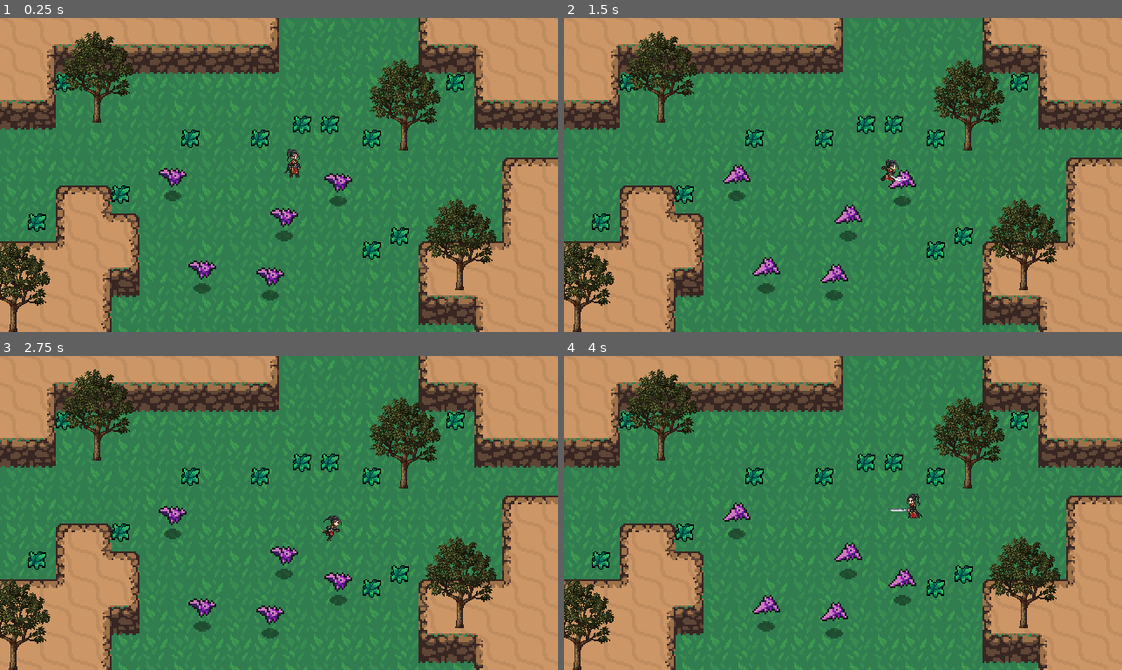
Above: before the commit, frames 1-4 (two rows, left to right).
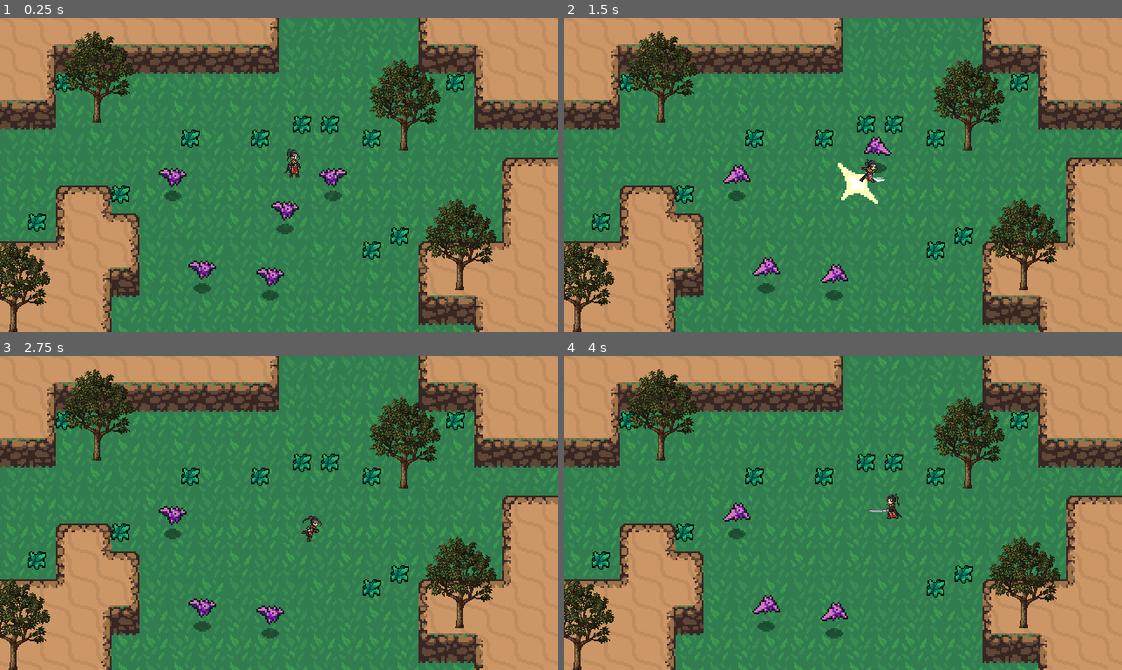
Above: after the commit, the same moments.

Repository: baifengxiao/action-rpg
Game: Godot game, scene res://World.tscn
The game is run twice, just before and just after one commit, with the same random seed, the same clock (stepped at 60 frames per second) and the same inputs.
Inputs:
- Up to frame 1 (0.25 s): no input
- Up to frame 2 (1.5 s): hold Right (ui_right) 0.53-1.28 s; tap J (attack) at 0.6, 1.35 s; hold Down (ui_down) from 1.28 s (still down)
- Up to frame 3 (2.75 s): release Down (ui_down) at 2.03 s; hold Right (ui_right) from 2.03 s (still down); tap J (attack) at 2.1 s
- Up to frame 4 (4 s): release Right (ui_right) at 2.78 s; hold Up (ui_up) 2.78-3.53 s; tap J (attack) at 2.85, 3.6 s; hold Left (ui_left) from 3.53 s (still down)

The runs differ from the first frame. In frame 1, 0.7% of the frame differs, in the area x 48-64%, y 47-72%; in frame 2, 1.3%, in the area x 48-64%, y 37-72%; in frame 3, 0.8%; in frame 4, 0.8%.

Commit message:
feat: part14.击中特效，小怪追赶玩家

Diff:
--- /dev/null
+++ b/Effects/Hitbox&Hurtbox/hurtbox.gd
@@ -0,0 +1,15 @@
+extends Area2D
+
+@export var show_hit:bool = true
+
+const HIT_EFFECT = preload("res://Effects/hit_effect.tscn")
+
+func _on_area_entered(area: Area2D) -> void:
+	if show_hit:
+		var effect = HIT_EFFECT.instantiate()
+
+		#不使用get_parent().add_child()实例化，因为parent会被free（）
+		var main = get_tree().current_scene
+
+		main.add_child(effect)
+		effect.global_position = global_position
--- a/Effects/Hitbox&Hurtbox/hurtbox.tscn
+++ b/Effects/Hitbox&Hurtbox/hurtbox.tscn
@@ -1,7 +1,12 @@
-[gd_scene format=3 uid="uid://bi60yctrnktic"]
+[gd_scene load_steps=2 format=3 uid="uid://bi60yctrnktic"]
+
+[ext_resource type="Script" path="res://Effects/Hitbox&Hurtbox/hurtbox.gd" id="1_mj8rk"]
 
 [node name="Hurtbox" type="Area2D"]
 collision_layer = 0
 collision_mask = 0
+script = ExtResource("1_mj8rk")
 
 [node name="CollisionShape2D" type="CollisionShape2D" parent="."]
+
+[connection signal="area_entered" from="." to="." method="_on_area_entered"]
--- /dev/null
+++ b/Effects/hit_effect.tscn
@@ -0,0 +1,34 @@
+[gd_scene load_steps=6 format=3 uid="uid://coau4v3bjcqfp"]
+
+[ext_resource type="Texture2D" uid="uid://bqtw36rhv7bes" path="res://Effects/HitEffect.png" id="1_p03hb"]
+[ext_resource type="Script" path="res://Effects/effect.gd" id="2_xc60i"]
+
+[sub_resource type="AtlasTexture" id="AtlasTexture_w7f61"]
+atlas = ExtResource("1_p03hb")
+region = Rect2(0, 0, 24, 24)
+
+[sub_resource type="AtlasTexture" id="AtlasTexture_6033k"]
+atlas = ExtResource("1_p03hb")
+region = Rect2(24, 0, 24, 24)
+
+[sub_resource type="SpriteFrames" id="SpriteFrames_rxaxb"]
+animations = [{
+"frames": [{
+"duration": 1.0,
+"texture": SubResource("AtlasTexture_w7f61")
+}, {
+"duration": 1.0,
+"texture": SubResource("AtlasTexture_6033k")
+}],
+"loop": false,
+"name": &"Animate",
+"speed": 10.0
+}]
+
+[node name="HitEffect" type="AnimatedSprite2D"]
+sprite_frames = SubResource("SpriteFrames_rxaxb")
+animation = &"Animate"
+frame = 1
+frame_progress = 1.0
+offset = Vector2(0, -8)
+script = ExtResource("2_xc60i")
--- a/Player/player.tscn
+++ b/Player/player.tscn
@@ -557,7 +557,7 @@
 tree_root = SubResource("AnimationNodeStateMachine_c1qe6")
 anim_player = NodePath("../AnimationPlayer")
 parameters/current_length = 6.0
-parameters/current_position = 4.47259
+parameters/current_position = 2.00471
 parameters/current_delta = 0.0166667
 parameters/Attack/current_length = 0.4
 parameters/Attack/current_position = 0.4
@@ -579,14 +579,14 @@
 parameters/End/current_position = 0.0
 parameters/End/current_delta = 0.0
 parameters/Idle/current_length = 6.0
-parameters/Idle/current_position = 4.47259
+parameters/Idle/current_position = 2.00471
 parameters/Idle/current_delta = 0.0166667
 parameters/Idle/blend_position = Vector2(1, 0)
 parameters/Idle/0/current_length = null
 parameters/Idle/0/current_position = null
 parameters/Idle/0/current_delta = null
 parameters/Idle/1/current_length = 6.0
-parameters/Idle/1/current_position = 4.47259
+parameters/Idle/1/current_position = 2.00471
 parameters/Idle/1/current_delta = 0.0166667
 parameters/Idle/2/current_length = 6.0
 parameters/Idle/2/current_position = 0.0972623
--- a/World/grass.tscn
+++ b/World/grass.tscn
@@ -18,6 +18,7 @@
 
 [node name="Hurtbox" parent="." instance=ExtResource("3_824je")]
 collision_mask = 8
+show_hit = false
 
 [node name="CollisionShape2D" parent="Hurtbox" index="0"]
 position = Vector2(5, 5)
--- a/ememies/bat.gd
+++ b/ememies/bat.gd
@@ -2,20 +2,69 @@
 
 const ENEMY_DEATH_EFFECT = preload("res://Effects/enemy_death_effect.tscn")
 
+@export var ACCELERATION = 300
+@export var MAX_SPEED = 10
+@export var FRICTION = 100
+
+enum{
+	IDLE,
+	WANDER,
+	CHASE
+}
+
 #初始化击退向量
 var knockback = Vector2.ZERO
 
+var state = CHASE
+
+@onready var playerDetectionZone = $PlayerDetectionZone
+
 @onready var stats: Node2D = $Stats
+@onready var sprite = $AnimatedSprite2D
 
 func _physics_process(delta):
 
-	#定义击退的速度向量
-	#不能连写，连写没有保留前一帧的 velocity 减速状态，就会停不下来！！
-	knockback = knockback.move_toward(Vector2.ZERO,200 * delta)
-	velocity = knockback
+	##定义击退的速度向量
+	##不能连写，连写没有保留前一帧的 velocity 减速状态，就会停不下来！！
+	#knockback = knockback.move_toward(Vector2.ZERO,FRICTION * delta)
+	#velocity = knockback
+	##引入进了IDLE，不用这个了
+
 	move_and_slide()
 
 	#knockback=velocity
+
+	match state:
+		IDLE:
+			# 蝙蝠的击退速度
+			velocity=velocity.move_toward(Vector2.ZERO,FRICTION * delta)
+			seek_player()
+
+		WANDER:
+			pass
+
+		CHASE:
+
+
+			var player = playerDetectionZone.player
+			print(player)
+			if player != null:
+
+				var direction = (player.global_position - global_position).normalized()
+				velocity = velocity.move_toward(direction * MAX_SPEED ,ACCELERATION * delta)
+			else :
+				#避免离开时追赶方向停不下来
+				state = IDLE
+
+			#调整追赶中的方向
+			sprite.flip_h = velocity.x < 0
+	move_and_slide()
+	#TODO，这里的逻辑有得研究，这里seek_player() 放在match语句前执行就好，IDLE和CHASE都需要状态转换，而且它CHASE的那个判断很迷，就是等于seekplayer
+
+func seek_player():
+	if playerDetectionZone.can_see_player():
+		state = CHASE
+
 
 func _on_hurtbox_area_entered(area):
 	stats.health -= area.damage
--- a/ememies/bat.tscn
+++ b/ememies/bat.tscn
@@ -1,10 +1,11 @@
-[gd_scene load_steps=14 format=3 uid="uid://d4g87pmvptfmv"]
+[gd_scene load_steps=16 format=3 uid="uid://d4g87pmvptfmv"]
 
 [ext_resource type="Script" path="res://ememies/bat.gd" id="1_ineio"]
 [ext_resource type="Texture2D" uid="uid://cqs41xtrif641" path="res://ememies/Bat.png" id="1_x8nsj"]
 [ext_resource type="Texture2D" uid="uid://cvrifpjm16i0i" path="res://Shadows/SmallShadow.png" id="2_iulqv"]
 [ext_resource type="PackedScene" uid="uid://bi60yctrnktic" path="res://Effects/Hitbox&Hurtbox/hurtbox.tscn" id="3_4pdus"]
 [ext_resource type="PackedScene" uid="uid://ffv0n455l0at" path="res://stats.tscn" id="5_kf82p"]
+[ext_resource type="PackedScene" uid="uid://gyv43wd5npfu" path="res://ememies/player_detection_zone.tscn" id="6_1bl7j"]
 
 [sub_resource type="AtlasTexture" id="AtlasTexture_6g7gl"]
 atlas = ExtResource("1_x8nsj")
@@ -56,6 +57,9 @@
 [sub_resource type="CapsuleShape2D" id="CapsuleShape2D_yvitq"]
 height = 26.0
 
+[sub_resource type="CircleShape2D" id="CircleShape2D_7nub2"]
+radius = 48.0
+
 [node name="Bat" type="CharacterBody2D"]
 collision_layer = 16
 collision_mask = 3
@@ -83,7 +87,15 @@
 
 [node name="Stats" parent="." instance=ExtResource("5_kf82p")]
 
+[node name="PlayerDetectionZone" parent="." instance=ExtResource("6_1bl7j")]
+collision_mask = 8
+
+[node name="CollisionShape2D" parent="PlayerDetectionZone" index="0"]
+shape = SubResource("CircleShape2D_7nub2")
+
 [connection signal="area_entered" from="Hurtbox" to="." method="_on_hurtbox_area_entered"]
 [connection signal="no_health" from="Stats" to="." method="_on_stats_no_health"]
+[connection signal="area_entered" from="PlayerDetectionZone" to="." method="_on_player_detection_zone_area_entered"]
 
 [editable path="Hurtbox"]
+[editable path="PlayerDetectionZone"]
--- /dev/null
+++ b/ememies/player_detection_zone.gd
@@ -0,0 +1,19 @@
+extends Area2D
+
+var player = null
+
+#能否看到玩家
+func can_see_player():
+	return player != null
+
+#检测玩家进入
+
+func _on_area_entered(area):
+
+
+	player=area
+
+
+func _on_area_exited(area):
+
+	player=null
--- /dev/null
+++ b/ememies/player_detection_zone.tscn
@@ -0,0 +1,13 @@
+[gd_scene load_steps=2 format=3 uid="uid://gyv43wd5npfu"]
+
+[ext_resource type="Script" path="res://ememies/player_detection_zone.gd" id="1_vmmy8"]
+
+[node name="PlayerDetectionZone" type="Area2D"]
+collision_layer = 0
+collision_mask = 2
+script = ExtResource("1_vmmy8")
+
+[node name="CollisionShape2D" type="CollisionShape2D" parent="."]
+
+[connection signal="area_entered" from="." to="." method="_on_area_entered"]
+[connection signal="area_exited" from="." to="." method="_on_area_exited"]
Binary file added: Effects/HitEffect.png
